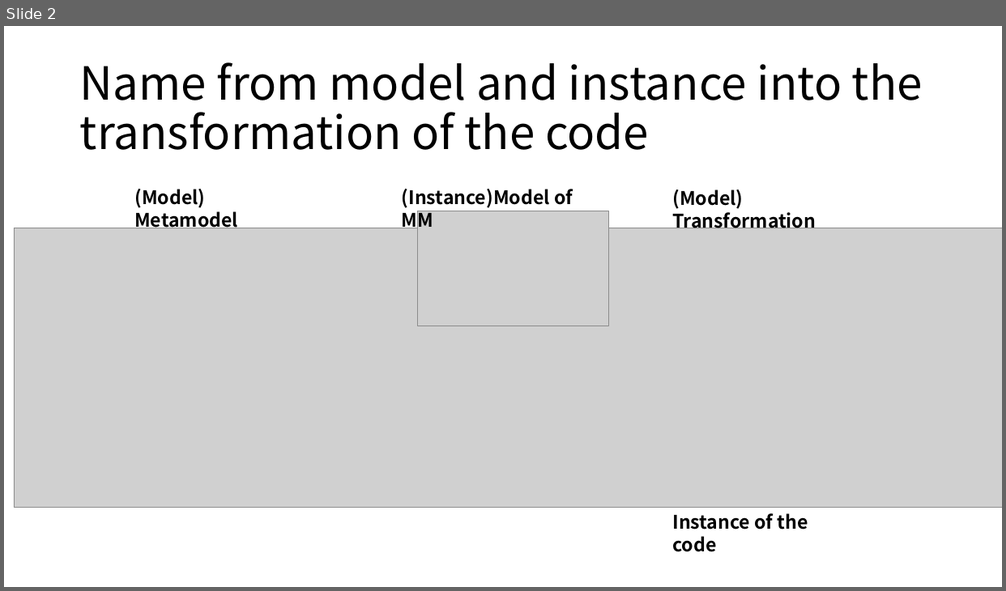
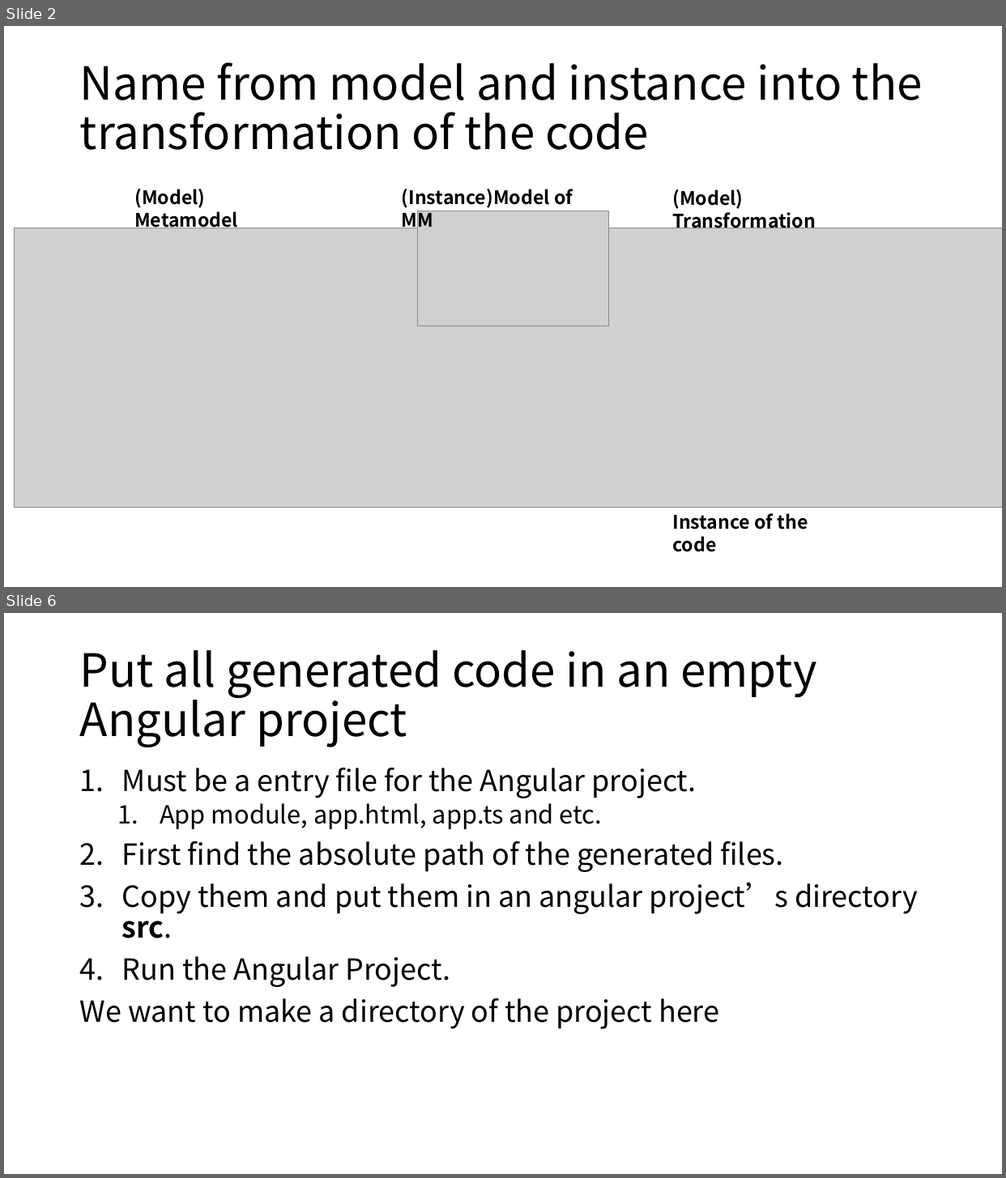
Before and after one commit to cedececa/tfg-model-2-web, a slide deck: planning-and-logs/Xtext&Xtend.pptx. Shown one above the other, each under a label of ours: slide 2 before the commit, slides 2 and 6 after it; the slides between them are not shown. The pictures are 1006x591 and 1006x1178 pixels, drawn with LibreOffice and Linux fonts; fonts in the diff are those of the drawing; grey boxes stand for pictures. Boxes give left, top, right and bottom in pixels: in the first picture for what was removed or moved away, otherwise in the second. Text is boxed around its words. In the diff, an @@ line names an element or a change of style, - is before the commit and + after.

Commit message:
Put generated-files in angular project

```diff
--- a/planning-and-logs/Xtext&Xtend.pptx
+++ b/planning-and-logs/Xtext&Xtend.pptx
@@ slide 6 added at (4,613,1002,1174), background #FFFFFF @@
@@ title added at (80,650,816,747), 44 pt, text #000000 @@
+Put all generated code in an empty Angular project
@@ text added at (80,768,918,1029), 28 pt, text #000000 @@
+1. Must be a entry file for the Angular project.
+  1. App module, app.html, app.ts and etc.
+2. First find the absolute path of the generated files.
+3. Copy them and put them in an angular project’s directory src.
+4. Run the Angular Project.
+We want to make a directory of the project here
```
Also in this commit, not shown: 5 other slides added, 32 other files.
